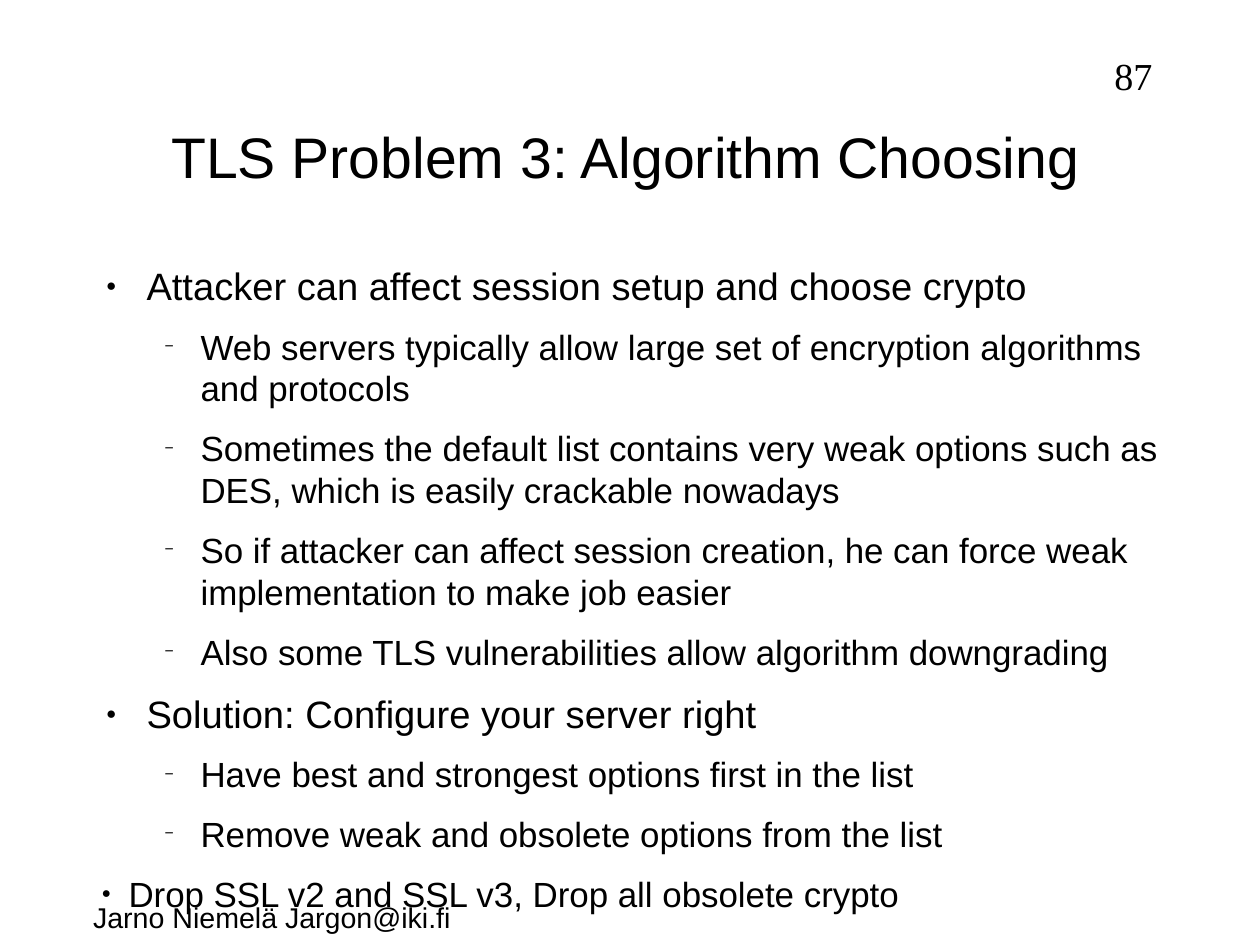
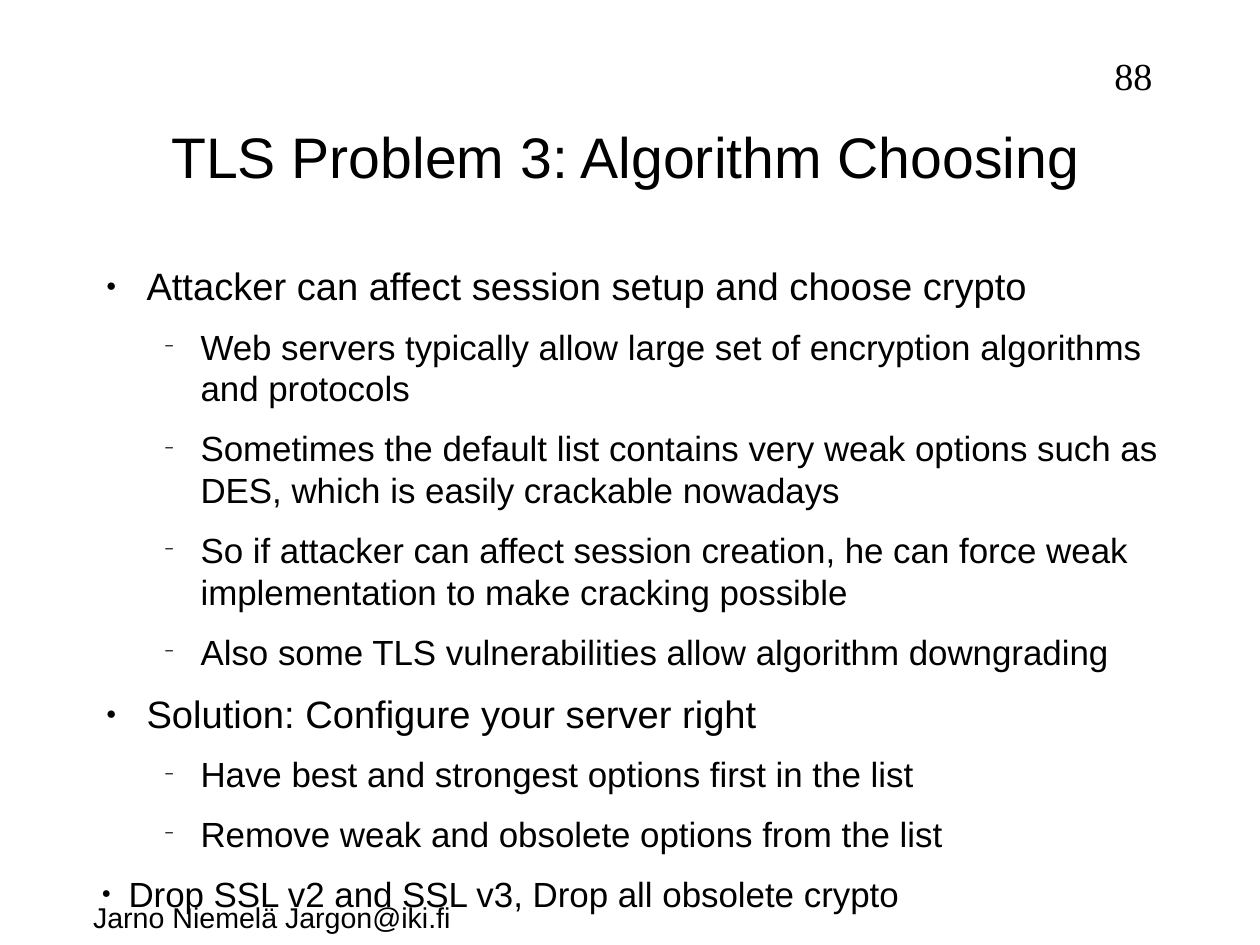
Before and after one commit to jarno-niemela/corporate_cyber_defence, a slide deck: slide 88 of NetworkSecurity/NetworkSecurity.odp (slide 87 before the commit). Drawn at 1260x945 pixels with LibreOffice and Linux fonts; fonts in the diff are those of the drawing; background and template pictures are left out. Boxes give left, top, right and bottom in pixels: in the first picture for what was removed or moved away, otherwise in the second. Text is boxed around its words. In the diff, an @@ line names an element or a change of style, - is before the commit and + after.

```diff
--- a/NetworkSecurity/NetworkSecurity.odp
+++ b/NetworkSecurity/NetworkSecurity.odp
@@ page number at (1114, 64, 1152, 91): text changed @@
-87
+88
@@ text at (201, 537, 1127, 612): text changed @@
-  − So if attacker can affect session creation, he can force weak implementation to make job easier
+  − So if attacker can affect session creation, he can force weak implementation to make cracking possible
```
Also in this commit, not shown: 15 other slides changed, 1 slide added, 2 other files.
